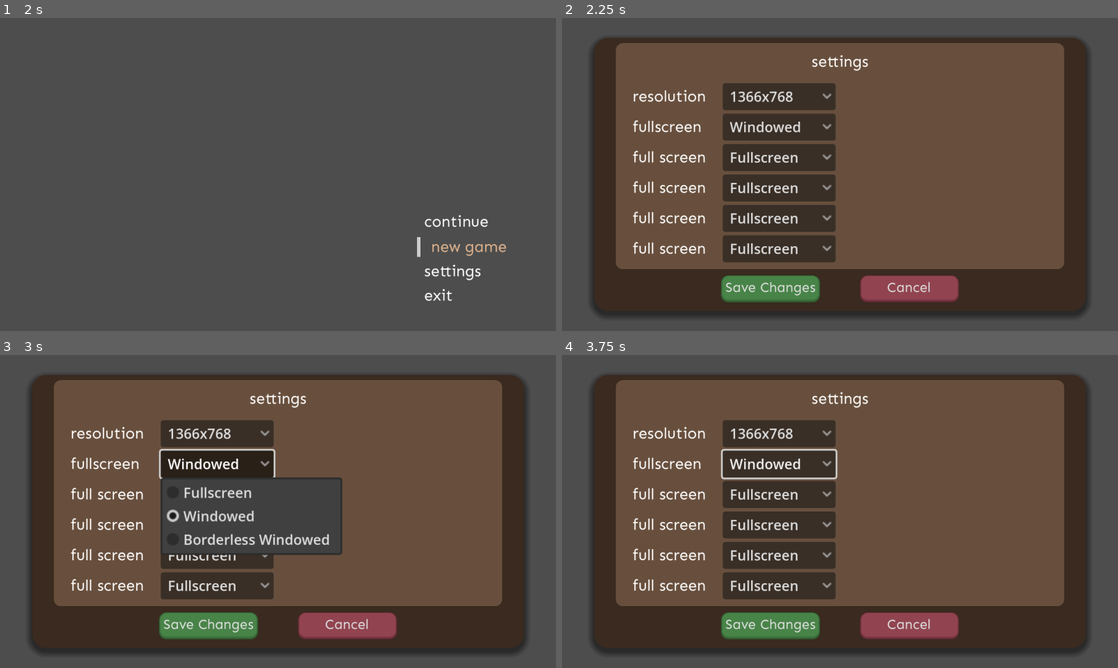
Above: before the commit, frames 1-4 (two rows, left to right).
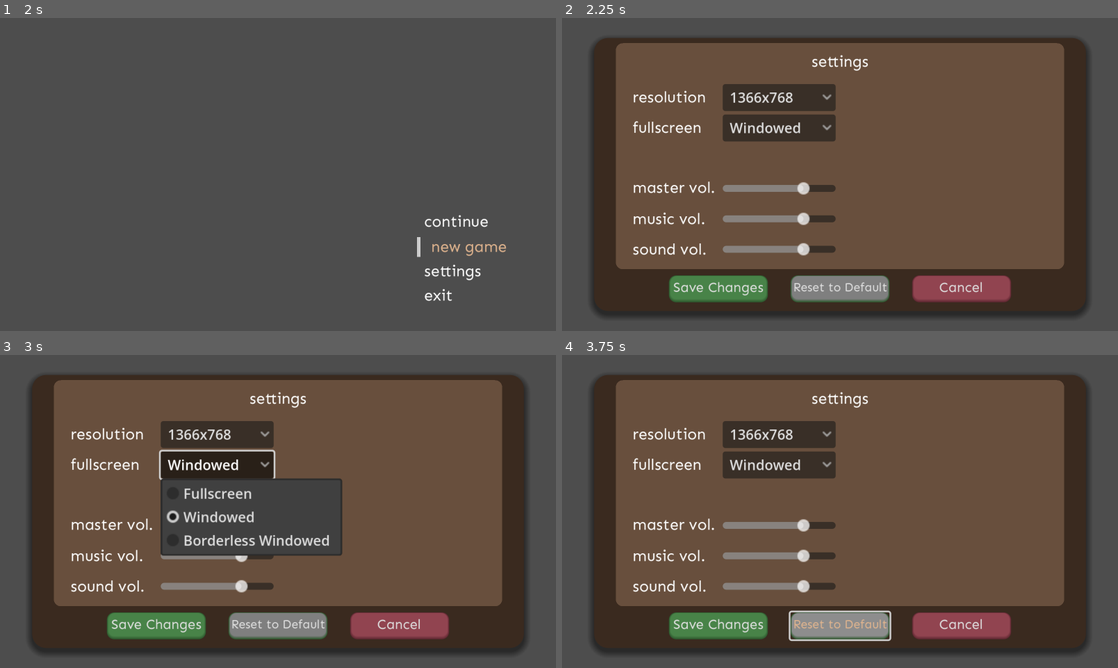
Above: after the commit, the same moments.

Repository: Jon-Alc/Settings-Demo
Game: Godot game, scene res://nodes/scenes/startup.tscn
Two runs of this game, one before a commit and one after it. Both use one fixed random seed, a clock stepped at 60 frames per second and the inputs below.
Inputs (mouse positions are in pixels of both pictures, inside the frame that each line leads up to):
- Up to frame 1 (2 s): tap Enter at 0.5 s; move the mouse to (450, 221) at 0.52 s; press the mouse at (450, 221) at 0.53 s; tap Space at 1.25 s; move the mouse to (461, 246) at 1.27 s; release the mouse at (461, 246) at 1.28 s; click (461, 246) at 1.35 s
- Up to frame 2 (2.25 s): tap Enter at 2 s; move the mouse to (1012, 271) at 2.02 s; press the mouse at (1012, 271) at 2.03 s
- Up to frame 3 (3 s): release the mouse at (450, 608) at 2.75 s; click "Windowed" at 2.75 s
- Up to frame 4 (3.75 s): click (840, 627) at 3.5 s, where only the run after the commit has a clickable "Reset to Default"

Frame 1 is identical in both runs. In frame 2, 12% of the frame differs, in the area x 12-81%, y 20-91%; in frame 3, 9.2%; in frame 4, 13%, in the area x 12-81%, y 20-92%.

Commit message:
Starts audio feature and adds Reset Default button

Diff:
--- /dev/null
+++ b/default_bus_layout.tres
@@ -0,0 +1,15 @@
+[gd_resource type="AudioBusLayout" format=3 uid="uid://bypl523wrahqr"]
+
+[resource]
+bus/1/name = &"Music"
+bus/1/solo = false
+bus/1/mute = false
+bus/1/bypass_fx = false
+bus/1/volume_db = 0.0
+bus/1/send = &"Master"
+bus/2/name = &"SFX"
+bus/2/solo = false
+bus/2/mute = false
+bus/2/bypass_fx = false
+bus/2/volume_db = 0.0
+bus/2/send = &"Master"
--- a/nodes/components/settings.tscn
+++ b/nodes/components/settings.tscn
@@ -6,6 +6,7 @@
 [ext_resource type="Theme" uid="uid://dwnkenuo17h4d" path="res://ui/themes/display_prompt/accept_button/accept_button.tres" id="4_mdq1c"]
 [ext_resource type="Theme" uid="uid://cmq43yn0uvmha" path="res://ui/themes/display_prompt/cancel_button/cancel_button.tres" id="5_3husx"]
 [ext_resource type="PackedScene" uid="uid://bhgjtpy8e5g5f" path="res://nodes/components/display_prompt.tscn" id="6_3husx"]
+[ext_resource type="Theme" uid="uid://ep3osnqcyn3a" path="res://ui/themes/settings/reset_button/reset_button.tres" id="6_c3p1s"]
 [ext_resource type="Theme" uid="uid://owsfyu1qhnrq" path="res://ui/themes/settings/settings_inner_panel.tres" id="6_uieqa"]
 
 [node name="Settings" type="Control"]
@@ -59,15 +60,15 @@
 anchor_right = 0.5
 anchor_bottom = 1.0
 offset_left = -242.0
-offset_top = -262.0
+offset_top = -261.0
 offset_right = 242.0
-offset_bottom = -56.0
+offset_bottom = -55.0
 grow_horizontal = 2
 grow_vertical = 0
 columns = 2
 
 [node name="Resolution" type="CenterContainer" parent="OuterOptionsContainer/GridContainer"]
-custom_minimum_size = Vector2(240, 0)
+custom_minimum_size = Vector2(240, 31)
 layout_mode = 2
 
 [node name="HBoxContainer" type="HBoxContainer" parent="OuterOptionsContainer/GridContainer/Resolution"]
@@ -115,7 +116,7 @@
 layout_mode = 2
 
 [node name="Fullscreen" type="CenterContainer" parent="OuterOptionsContainer/GridContainer"]
-custom_minimum_size = Vector2(240, 0)
+custom_minimum_size = Vector2(240, 31)
 layout_mode = 2
 
 [node name="HBoxContainer" type="HBoxContainer" parent="OuterOptionsContainer/GridContainer/Fullscreen"]
@@ -151,140 +152,89 @@
 layout_mode = 2
 
 [node name="Item5" type="CenterContainer" parent="OuterOptionsContainer/GridContainer"]
-custom_minimum_size = Vector2(240, 0)
-layout_mode = 2
-
-[node name="HBoxContainer" type="HBoxContainer" parent="OuterOptionsContainer/GridContainer/Item5"]
+custom_minimum_size = Vector2(240, 31)
+layout_mode = 2
+
+[node name="Item6" type="Control" parent="OuterOptionsContainer/GridContainer"]
+custom_minimum_size = Vector2(240, 0)
+layout_mode = 2
+
+[node name="MasterVolume" type="CenterContainer" parent="OuterOptionsContainer/GridContainer"]
+custom_minimum_size = Vector2(240, 31)
+layout_mode = 2
+
+[node name="HBoxContainer" type="HBoxContainer" parent="OuterOptionsContainer/GridContainer/MasterVolume"]
 custom_minimum_size = Vector2(230, 0)
 layout_mode = 2
 
-[node name="FullScreenLabel" type="Label" parent="OuterOptionsContainer/GridContainer/Item5/HBoxContainer"]
-custom_minimum_size = Vector2(100, 0)
-layout_mode = 2
-size_flags_horizontal = 6
-theme = ExtResource("2_kynh7")
-theme_override_font_sizes/font_size = 18
-text = "full screen"
-
-[node name="OptionButton" type="OptionButton" parent="OuterOptionsContainer/GridContainer/Item5/HBoxContainer"]
-custom_minimum_size = Vector2(130, 0)
-layout_mode = 2
-size_flags_horizontal = 6
-clip_text = true
-selected = 0
-fit_to_longest_item = false
-item_count = 3
-popup/item_0/text = "Fullscreen"
-popup/item_0/id = 0
-popup/item_1/text = "Windowed"
-popup/item_1/id = 1
-popup/item_2/text = "Borderless Windowed"
-popup/item_2/id = 2
-
-[node name="Item6" type="Control" parent="OuterOptionsContainer/GridContainer"]
-custom_minimum_size = Vector2(240, 0)
-layout_mode = 2
-
-[node name="Item7" type="CenterContainer" parent="OuterOptionsContainer/GridContainer"]
-custom_minimum_size = Vector2(240, 0)
-layout_mode = 2
-
-[node name="HBoxContainer" type="HBoxContainer" parent="OuterOptionsContainer/GridContainer/Item7"]
-custom_minimum_size = Vector2(230, 0)
-layout_mode = 2
-
-[node name="FullScreenLabel" type="Label" parent="OuterOptionsContainer/GridContainer/Item7/HBoxContainer"]
-custom_minimum_size = Vector2(100, 0)
-layout_mode = 2
-size_flags_horizontal = 6
-theme = ExtResource("2_kynh7")
-theme_override_font_sizes/font_size = 18
-text = "full screen"
-
-[node name="OptionButton" type="OptionButton" parent="OuterOptionsContainer/GridContainer/Item7/HBoxContainer"]
-custom_minimum_size = Vector2(130, 0)
-layout_mode = 2
-size_flags_horizontal = 6
-clip_text = true
-selected = 0
-fit_to_longest_item = false
-item_count = 3
-popup/item_0/text = "Fullscreen"
-popup/item_0/id = 0
-popup/item_1/text = "Windowed"
-popup/item_1/id = 1
-popup/item_2/text = "Borderless Windowed"
-popup/item_2/id = 2
+[node name="MasterVolumeLabel" type="Label" parent="OuterOptionsContainer/GridContainer/MasterVolume/HBoxContainer"]
+custom_minimum_size = Vector2(100, 0)
+layout_mode = 2
+size_flags_horizontal = 6
+theme = ExtResource("2_kynh7")
+theme_override_font_sizes/font_size = 18
+text = "master vol."
+
+[node name="MasterVolumeSlider" type="HSlider" parent="OuterOptionsContainer/GridContainer/MasterVolume/HBoxContainer"]
+custom_minimum_size = Vector2(130, 0)
+layout_mode = 2
+size_flags_vertical = 4
+value = 75.0
+rounded = true
 
 [node name="Item8" type="Control" parent="OuterOptionsContainer/GridContainer"]
 custom_minimum_size = Vector2(240, 0)
 layout_mode = 2
 
-[node name="Item9" type="CenterContainer" parent="OuterOptionsContainer/GridContainer"]
-custom_minimum_size = Vector2(240, 0)
-layout_mode = 2
-
-[node name="HBoxContainer" type="HBoxContainer" parent="OuterOptionsContainer/GridContainer/Item9"]
-custom_minimum_size = Vector2(230, 0)
-layout_mode = 2
-
-[node name="FullScreenLabel" type="Label" parent="OuterOptionsContainer/GridContainer/Item9/HBoxContainer"]
-custom_minimum_size = Vector2(100, 0)
-layout_mode = 2
-size_flags_horizontal = 6
-theme = ExtResource("2_kynh7")
-theme_override_font_sizes/font_size = 18
-text = "full screen"
-
-[node name="OptionButton" type="OptionButton" parent="OuterOptionsContainer/GridContainer/Item9/HBoxContainer"]
-custom_minimum_size = Vector2(130, 0)
-layout_mode = 2
-size_flags_horizontal = 6
-clip_text = true
-selected = 0
-fit_to_longest_item = false
-item_count = 3
-popup/item_0/text = "Fullscreen"
-popup/item_0/id = 0
-popup/item_1/text = "Windowed"
-popup/item_1/id = 1
-popup/item_2/text = "Borderless Windowed"
-popup/item_2/id = 2
+[node name="MusicVolume" type="CenterContainer" parent="OuterOptionsContainer/GridContainer"]
+custom_minimum_size = Vector2(240, 0)
+layout_mode = 2
+
+[node name="HBoxContainer" type="HBoxContainer" parent="OuterOptionsContainer/GridContainer/MusicVolume"]
+custom_minimum_size = Vector2(230, 31)
+layout_mode = 2
+
+[node name="MusicVolumeLabel" type="Label" parent="OuterOptionsContainer/GridContainer/MusicVolume/HBoxContainer"]
+custom_minimum_size = Vector2(100, 0)
+layout_mode = 2
+size_flags_horizontal = 6
+theme = ExtResource("2_kynh7")
+theme_override_font_sizes/font_size = 18
+text = "music vol."
+
+[node name="MusicVolumeSlider" type="HSlider" parent="OuterOptionsContainer/GridContainer/MusicVolume/HBoxContainer"]
+custom_minimum_size = Vector2(130, 0)
+layout_mode = 2
+size_flags_vertical = 4
+value = 75.0
+rounded = true
 
 [node name="Item10" type="Control" parent="OuterOptionsContainer/GridContainer"]
 custom_minimum_size = Vector2(240, 0)
 layout_mode = 2
 
-[node name="Item11" type="CenterContainer" parent="OuterOptionsContainer/GridContainer"]
-custom_minimum_size = Vector2(240, 0)
-layout_mode = 2
-
-[node name="HBoxContainer" type="HBoxContainer" parent="OuterOptionsContainer/GridContainer/Item11"]
-custom_minimum_size = Vector2(230, 0)
-layout_mode = 2
-
-[node name="FullScreenLabel" type="Label" parent="OuterOptionsContainer/GridContainer/Item11/HBoxContainer"]
-custom_minimum_size = Vector2(100, 0)
-layout_mode = 2
-size_flags_horizontal = 6
-theme = ExtResource("2_kynh7")
-theme_override_font_sizes/font_size = 18
-text = "full screen"
-
-[node name="OptionButton" type="OptionButton" parent="OuterOptionsContainer/GridContainer/Item11/HBoxContainer"]
-custom_minimum_size = Vector2(130, 0)
-layout_mode = 2
-size_flags_horizontal = 6
-clip_text = true
-selected = 0
-fit_to_longest_item = false
-item_count = 3
-popup/item_0/text = "Fullscreen"
-popup/item_0/id = 0
-popup/item_1/text = "Windowed"
-popup/item_1/id = 1
-popup/item_2/text = "Borderless Windowed"
-popup/item_2/id = 2
+[node name="SoundVolume" type="CenterContainer" parent="OuterOptionsContainer/GridContainer"]
+custom_minimum_size = Vector2(240, 0)
+layout_mode = 2
+
+[node name="HBoxContainer" type="HBoxContainer" parent="OuterOptionsContainer/GridContainer/SoundVolume"]
+custom_minimum_size = Vector2(230, 31)
+layout_mode = 2
+
+[node name="SoundVolumeLabel" type="Label" parent="OuterOptionsContainer/GridContainer/SoundVolume/HBoxContainer"]
+custom_minimum_size = Vector2(100, 0)
+layout_mode = 2
+size_flags_horizontal = 6
+theme = ExtResource("2_kynh7")
+theme_override_font_sizes/font_size = 18
+text = "sound vol."
+
+[node name="SoundVolumeSlider" type="HSlider" parent="OuterOptionsContainer/GridContainer/SoundVolume/HBoxContainer"]
+custom_minimum_size = Vector2(130, 0)
+layout_mode = 2
+size_flags_vertical = 4
+value = 75.0
+rounded = true
 
 [node name="Item12" type="Control" parent="OuterOptionsContainer/GridContainer"]
 custom_minimum_size = Vector2(240, 0)
@@ -298,9 +248,9 @@
 anchor_top = 1.0
 anchor_right = 0.5
 anchor_bottom = 1.0
-offset_left = -137.0
+offset_left = -197.0
 offset_top = -41.0
-offset_right = -23.0
+offset_right = -83.0
 offset_bottom = -10.0
 grow_horizontal = 2
 grow_vertical = 0
@@ -308,6 +258,24 @@
 theme_override_font_sizes/font_size = 0
 text = "Save Changes"
 
+[node name="ResetDefaultButton" type="Button" parent="OuterOptionsContainer"]
+unique_name_in_owner = true
+layout_mode = 1
+anchors_preset = 7
+anchor_left = 0.5
+anchor_top = 1.0
+anchor_right = 0.5
+anchor_bottom = 1.0
+offset_left = -57.0
+offset_top = -41.0
+offset_right = 57.0
+offset_bottom = -10.0
+grow_horizontal = 2
+grow_vertical = 0
+theme = ExtResource("6_c3p1s")
+theme_override_font_sizes/font_size = 14
+text = "Reset to Default"
+
 [node name="CancelButton" type="Button" parent="OuterOptionsContainer"]
 unique_name_in_owner = true
 layout_mode = 1
@@ -316,9 +284,9 @@
 anchor_top = 1.0
 anchor_right = 0.5
 anchor_bottom = 1.0
-offset_left = 23.0
+offset_left = 83.0
 offset_top = -41.0
-offset_right = 137.0
+offset_right = 197.0
 offset_bottom = -10.0
 grow_horizontal = 2
 grow_vertical = 0
--- /dev/null
+++ b/ui/themes/settings/reset_button/reset_button.tres
@@ -0,0 +1,16 @@
+[gd_resource type="Theme" load_steps=5 format=3 uid="uid://ep3osnqcyn3a"]
+
+[ext_resource type="FontFile" uid="uid://do1ejrjbf4a6j" path="res://assets/fonts/Sen-VariableFont_wght.ttf" id="1_khowy"]
+[ext_resource type="StyleBox" uid="uid://c1j3tmqpvbp7l" path="res://ui/themes/settings/reset_button/reset_button_hover.tres" id="2_khowy"]
+[ext_resource type="StyleBox" uid="uid://crddiit76mp0y" path="res://ui/themes/settings/reset_button/reset_button_normal.tres" id="3_u70tq"]
+[ext_resource type="StyleBox" uid="uid://rifeio1onrxt" path="res://ui/themes/settings/reset_button/reset_button_pressed.tres" id="4_50m88"]
+
+[resource]
+default_font = ExtResource("1_khowy")
+Button/colors/font_focus_color = Color(0.87451, 0.705882, 0.556863, 1)
+Button/colors/font_hover_color = Color(0.87451, 0.705882, 0.556863, 1)
+Button/colors/font_pressed_color = Color(0.87451, 0.705882, 0.556863, 1)
+Button/fonts/font = ExtResource("1_khowy")
+Button/styles/hover = ExtResource("2_khowy")
+Button/styles/normal = ExtResource("3_u70tq")
+Button/styles/pressed = ExtResource("4_50m88")
--- /dev/null
+++ b/ui/themes/settings/reset_button/reset_button_hover.tres
@@ -0,0 +1,14 @@
+[gd_resource type="StyleBoxFlat" format=3 uid="uid://c1j3tmqpvbp7l"]
+
+[resource]
+bg_color = Color(0.552956, 0.552956, 0.552955, 1)
+border_width_left = 2
+border_width_top = 1
+border_width_right = 2
+border_width_bottom = 4
+border_color = Color(0.180668, 0.344889, 0.180797, 1)
+border_blend = true
+corner_radius_top_left = 8
+corner_radius_top_right = 8
+corner_radius_bottom_right = 8
+corner_radius_bottom_left = 8
--- /dev/null
+++ b/ui/themes/settings/reset_button/reset_button_normal.tres
@@ -0,0 +1,14 @@
+[gd_resource type="StyleBoxFlat" format=3 uid="uid://crddiit76mp0y"]
+
+[resource]
+bg_color = Color(0.497474, 0.497474, 0.497474, 1)
+border_width_left = 2
+border_width_top = 1
+border_width_right = 2
+border_width_bottom = 4
+border_color = Color(0.180668, 0.344889, 0.180797, 1)
+border_blend = true
+corner_radius_top_left = 8
+corner_radius_top_right = 8
+corner_radius_bottom_right = 8
+corner_radius_bottom_left = 8
--- /dev/null
+++ b/ui/themes/settings/reset_button/reset_button_pressed.tres
@@ -0,0 +1,14 @@
+[gd_resource type="StyleBoxFlat" format=3 uid="uid://rifeio1onrxt"]
+
+[resource]
+bg_color = Color(0.377919, 0.377919, 0.377919, 1)
+border_width_left = 2
+border_width_top = 1
+border_width_right = 2
+border_width_bottom = 2
+border_color = Color(0.110445, 0.226312, 0.110565, 1)
+border_blend = true
+corner_radius_top_left = 8
+corner_radius_top_right = 8
+corner_radius_bottom_right = 8
+corner_radius_bottom_left = 8
Not shown: 1 places in nodes/components/settings.tscn that only renumber resources
